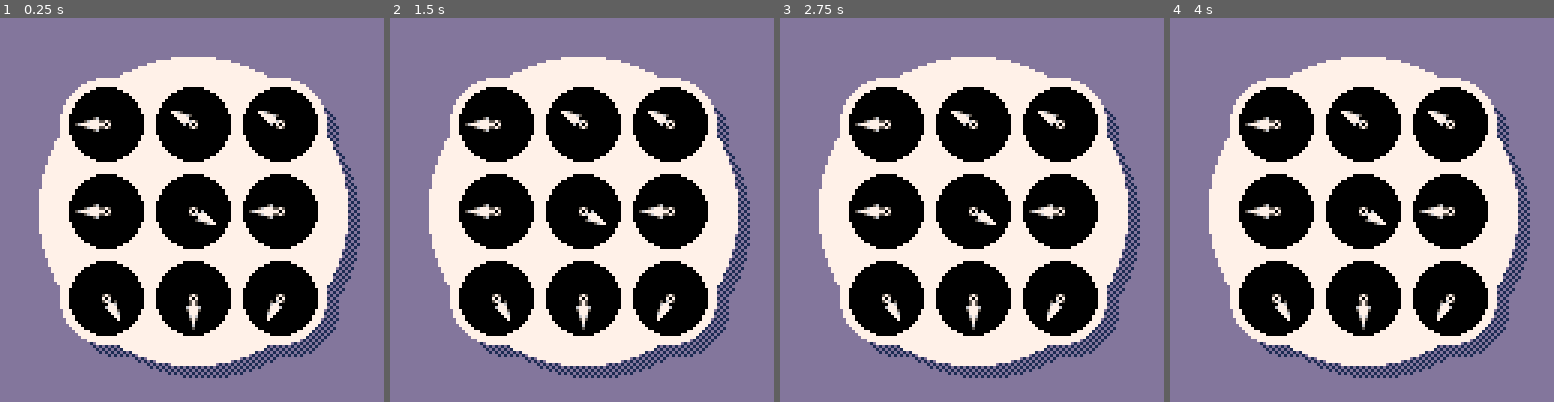
Above: before the commit, frames 1-4 (left to right).
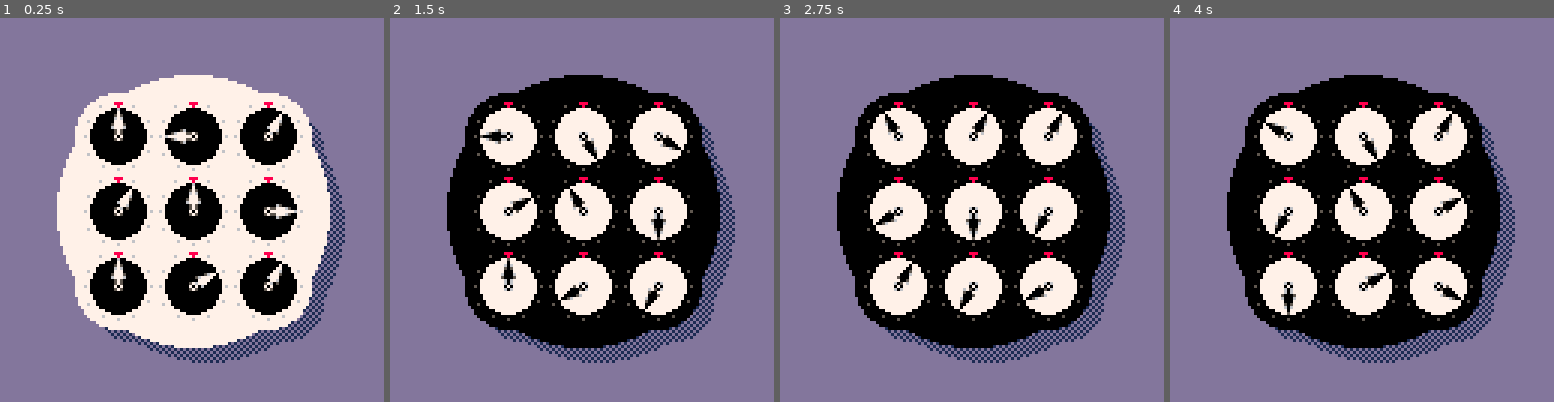
Above: after the commit, the same moments.

Repository: joeyday/pico8-projects
Game: PICO-8 cartridge clock.p8
The game is run twice, just before and just after one commit, with the same random seed, the same clock (stepped at 60 frames per second) and the same inputs.
Inputs:
- Up to frame 1 (0.25 s): no input
- Up to frame 2 (1.5 s): tap X (X key) at 1.07 s
- Up to frame 3 (2.75 s): tap X (X key) at 2.07, 2.4, 2.73 s
- Up to frame 4 (4 s): tap X (X key) at 3.07, 3.4, 3.73 s

The runs differ from the first frame. In frame 1, 28% of the frame differs, in the area x 10-94%, y 10-94%; in frame 2, 42%; in frame 3, 42%; in frame 4, 42%.

Commit message:
Update clock.p8

Diff:
--- a/clock.p8
+++ b/clock.p8
@@ -3,70 +3,38 @@
 __lua__
 -- main
 function _init()
+	front={}
+	front[-1]={}
+	front[0]={}
+	front[1]={}
+	back={}
+	back[-1]={}
+	back[0]={}
+	back[1]={}
+ pins={true,true,true,true}
+
+	scramble()
+
+ flipped=false
+
+ dirty=true
+
 	cls(13)
 
-	facecol=7
-	dialcol=0
-
-	-- constants
-
-	d=29
-
-	-- draw shadow
-	fillp(▒)
-	circfill(68, 68, d*1.76, 1)
-	for row=-1,1,2 do
-		for col=-1,1,2 do
-		 local x = 68+row*d
-		 local y = 68+col*d
-		 circfill(x, y, d/2+1, 1)
-		 -- print(x..' '..y, 9)
-		end
-	end
-	fillp()
-
-	-- draw clock
-	circfill(64, 64, d*1.76, facecol)
-	for row=-1,1,2 do
-		for col=-1,1,2 do
-		 local x = 64+row*d
-		 local y = 64+col*d
-		 circfill(x, y, d/2+1, facecol)
-		 -- print(x..' '..y, 9)
-		end
-	end
-
-	-- draw dials
-	for row=-1,1 do
-		for col=-1,1 do
-		 local x = 64+row*d
-		 local y = 64+col*d
-			circfill(x, y, d/2-2, dialcol)
-			-- print(x..' '..y, 9)
-		end
-	end
-
-	for row=-1,1 do
- 	for col=-1,1 do
-		 circfill(64+row*d, 64+col*d, 12, dialcol)
-			drawhand(ceil(rnd(12)),64+row*d,64+col*d)
-		end
-	end
-
-
-	f=0.1
 end
 
 function _update()
-	t=ceil(f)
-	f+=0.1
-	if f > 12 then
-		f=0.1
-	end
+ if btnp(❎) then
+ 	flipped=not flipped
+ 	dirty=true
+ end
 end
 
 function _draw()
-
+	if dirty then
+		draw_puzzle(flipped)
+		dirty=false
+	end
 end
 
 
@@ -79,15 +47,17 @@
 		end
 	end ]]
 
-function drawhand(v,x,y)
+function draw_dial(v,x,y)
+	circfill(x,y,9,0)
 	sspr(c[v].sx,0,21,21,x-10,y-10,21,21,c[v].fx,c[v].fy)
 end
 -->8
 -- pins
 
 -->8
--- trig constants
-c = {}
+-- constants
+
+c={}
 
 a=0.16666 --starting angle
 
@@ -130,9 +100,108 @@
 	end
 end
 
+-->8
+-- helper functions
+function solve()
+	for row=-1,1 do
+		for col=-1,1 do
+			front[row][col]=12
+			back[row][col]=12
+		end
+	end
+end
+
+function scramble()
+	for row=-1,1 do
+		for col=-1,1 do
+			front[col][row]=flr(rnd(12))+1
+			if row!=0 and col!=0 then
+				back[col][row]=front[col][row]
+			else
+				back[col][row]=flr(rnd(12))+1
+			end
+		end
+	end
+
+	for i=1,#pins do
+		pins[i]=true
+		if flr(rnd(2))==0 then
+			pins[i]=false
+		end
+	end
+end
+-->8
+-- draw functions
+function draw_puzzle(flipped)
+	-- adjust size
+	d=25
+
+	-- invert colors
+	pal()
+	if flipped then
+		pal(7,0)
+		pal(6,5)
+		pal(5,6)
+		pal(0,7)
+	end
+
+	-- draw shadow
+	fillp(▒)
+	circfill(69, 69, d*1.825, 1)
+	for row=-1,1,2 do
+		for col=-1,1,2 do
+		 local x = 69+col*d
+		 local y = 69+row*d
+		 circfill(x, y, d/2+1, 1)
+		end
+	end
+	fillp()
+
+	-- draw clock
+	circfill(64, 64, d*1.825, 7)
+	for row=-1,1,2 do
+		for col=-1,1,2 do
+		 local x = 64+col*d
+		 local y = 64+row*d
+		 circfill(x, y, d/2+2, 7)
+		end
+	end
+
+	-- draw dials
+ local co=-1
+ local cn=1
+
+	for row=-1,1 do
+ 	for col=co,cn do
+			draw_dial(
+				ceil(rnd(12)),
+				64+col*d,
+				64+row*d
+			)
+		end
+	end
+
+	-- draw time ticks
+	for row=-1,1 do
+		for col=-1,1 do
+			for t=1,12 do
+				if t==12 then
+					spr(14,64+col*d-1,64+row*d-11)
+				else
+					pset(
+						64.5+col*d+c[t].dx*11,
+						64.5+row*d+c[t].dy*11,
+						6
+					)
+				end
+			end
+		end
+	end
+
+end
 __gfx__
-00000000000000000050000000000000000000000000000000000000000000000000000000000000000000000000000000000000000000000000000000000000
-00000000000000000060000000000000000000000000000000000000000000000000000000000000000000000000000000000000000000000000000000000000
+00000000000000000000000000000000000000000000000000000000000000000000000000000000000000000000000000000000000000008880000000000000
+00000000000000000060000000000000000000000000000000000000000000000000000000000000000000000000000000000000000000000800000000000000
 00700000000000000070000000000000000000000000000000000000000000000000000000000000000000000000000000000000000000000000000000000000
 00077000000000000575000000000000000000000000007000000000000000000000000000000000000000000000000000000000000000000000000000000000
 00077000000000000676000000000000000000000000077000000000000000000000000000000000000000000000000000000000000000000000000000000000
@@ -141,6 +210,6 @@
 00000000000000006777600000000000000000000067770000000000000000000005677770000000000000000000000000000000000000000000000000000000
 00000000000000000575000000000000000000000007760000000000000000000000777700000000000000000000065000000000000000000000000000000000
 00000000000000000575000000000000000000000576050000000000000000000576777000000000000000000575577765000000000000000000000000000000
-00000000000000000707000000000000000000000707000000000000000000000707060000000000000000000707777777765000000000000000000000000000
+00000000000000000707000000000000000000000707000000000000000000000707060000000000000000000707777777760000000000000000000000000000
 00000000000000000575000000000000000000000575000000000000000000000575000000000000000000000575577765000000000000000000000000000000
 00000000000000000000000000000000000000000000000000000000000000000000000000000000000000000000065000000000000000000000000000000000
